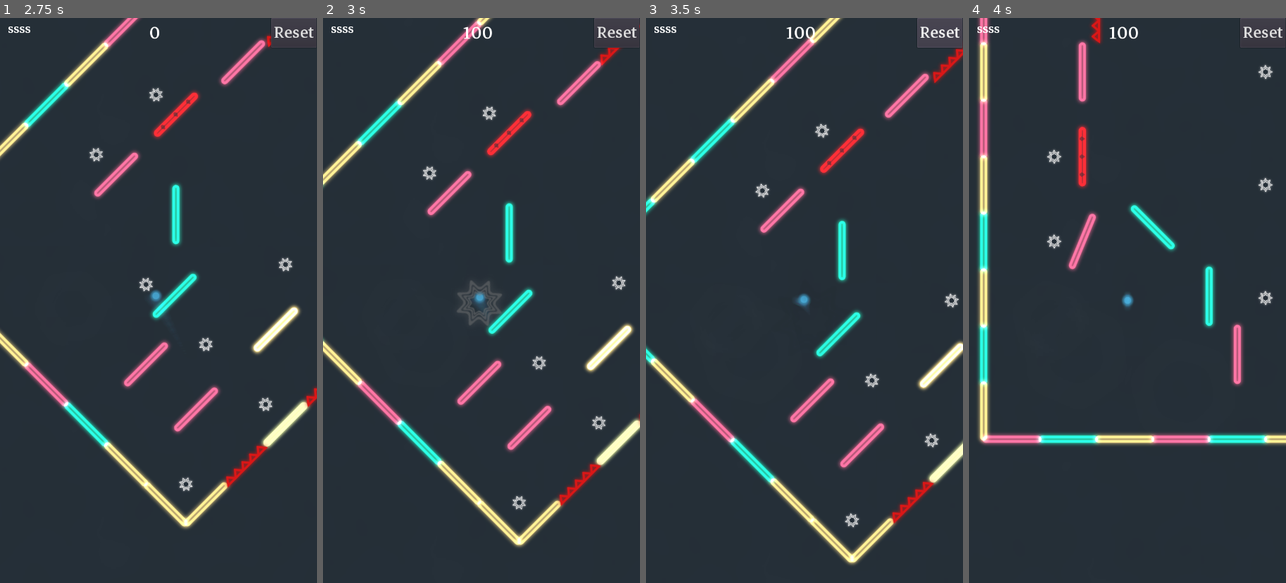
Above: before the commit, frames 1-4 (left to right).
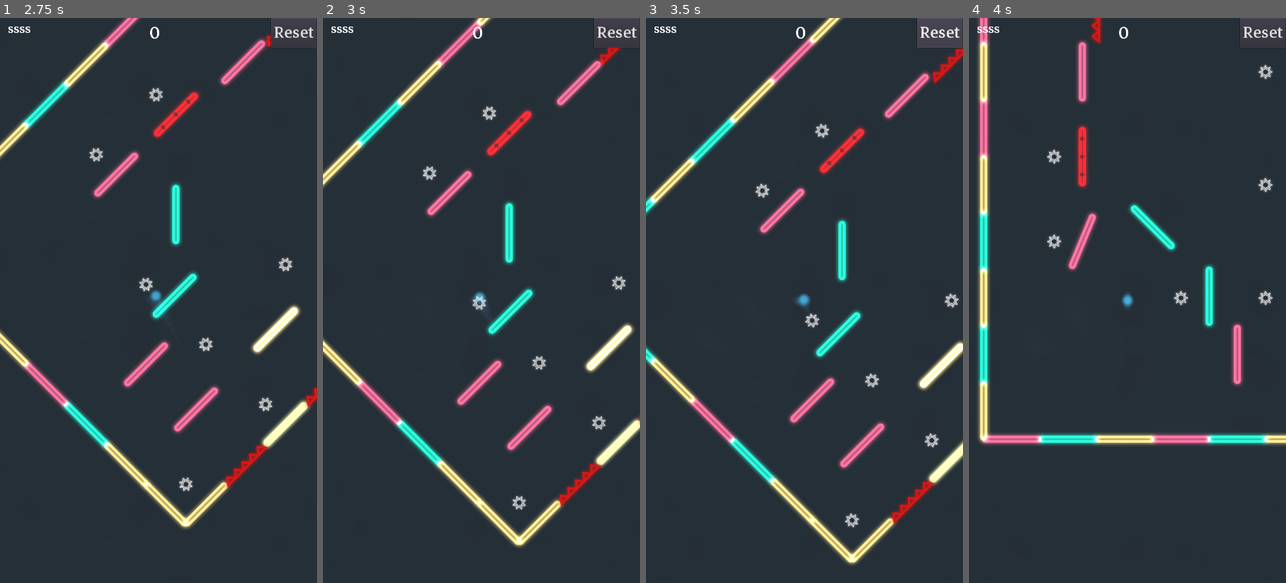
Above: after the commit, the same moments.

Repository: dolorismachina/Pivot
Game: Godot game, scene res://Scenes/Main/Main.tscn
The game is run twice, just before and just after one commit, with the same random seed, the same clock (stepped at 60 frames per second) and the same inputs. The engine's default icon, where the game draws it, is replaced by a stand-in: a white triangle on a blue panel in a dark square.
Inputs (mouse positions are in pixels of both pictures, inside the frame that each line leads up to):
- Up to frame 1 (2.75 s): move the mouse to (142, 413) at 0.52 s; hold Right (ui_right) 0.53-1.25 s; hold Space (space) 0.53-1.25 s; click (142, 413) at 0.67 s; drag from (253, 385) to (155, 300) at 1.27 s; move the mouse to (63, 215) at 2.02 s; hold Left (ui_left) from 2.03 s (still down); hold Space (space) from 2.03 s (still down)
- Up to frame 2 (3 s): release Left (ui_left) at 2.75 s; release Space (space) at 2.75 s; drag from (497, 300) to (608, 23) at 2.77 s
- Up to frame 3 (3.5 s): no input
- Up to frame 4 (4 s): move the mouse to (1079, 159) at 3.52 s; hold Left (ui_left) from 3.53 s (still down); hold Space (space) from 3.53 s (still down)

Frame 1 is identical in both runs. In frame 2, 0.6% of the frame differs, in the area x 42-57%, y 1-55%; in frame 3, 0.2%; in frame 4, 0.2%.
Error in both runs: Invalid get index 'modulate' (on base: 'Tween'). (res://Scenes/Blocks/Block/Block.gd:52)

Commit message:
Disable player colliders when changing levels

Diff:
--- a/Scenes/Main/Main.gd
+++ b/Scenes/Main/Main.gd
@@ -91,7 +91,7 @@
 	if old_level:
 		old_level.queue_free()
 		#stop_game()
-
+	$Player.stop()
 	current_level = levels[level_id]
 	current_level.connect('rotated', $Player, 'on_level_rotated')
 	current_level = current_level
--- a/Scenes/Player/Player.gd
+++ b/Scenes/Player/Player.gd
@@ -97,12 +97,14 @@
 
 func stop():
 	$CollisionShape2D.call_deferred("set_disabled", true)
+	$Area2D/CollisionShape2D.call_deferred("set_disabled", true)
 	gravity = Vector2(0, 0)
 	velocity = Vector2(0, 0)
 
 
 func enable():
 	$CollisionShape2D.disabled = false
+	$Area2D/CollisionShape2D.disabled = false
 
 
 
